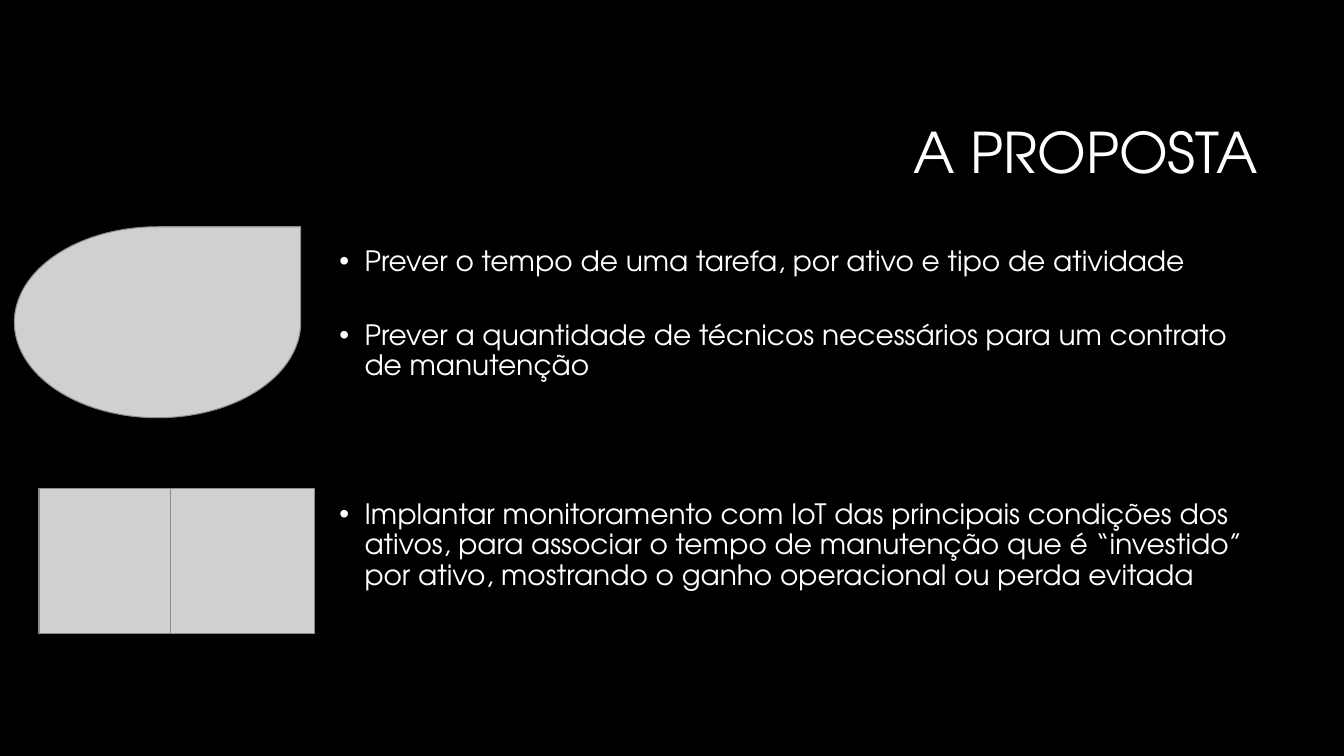
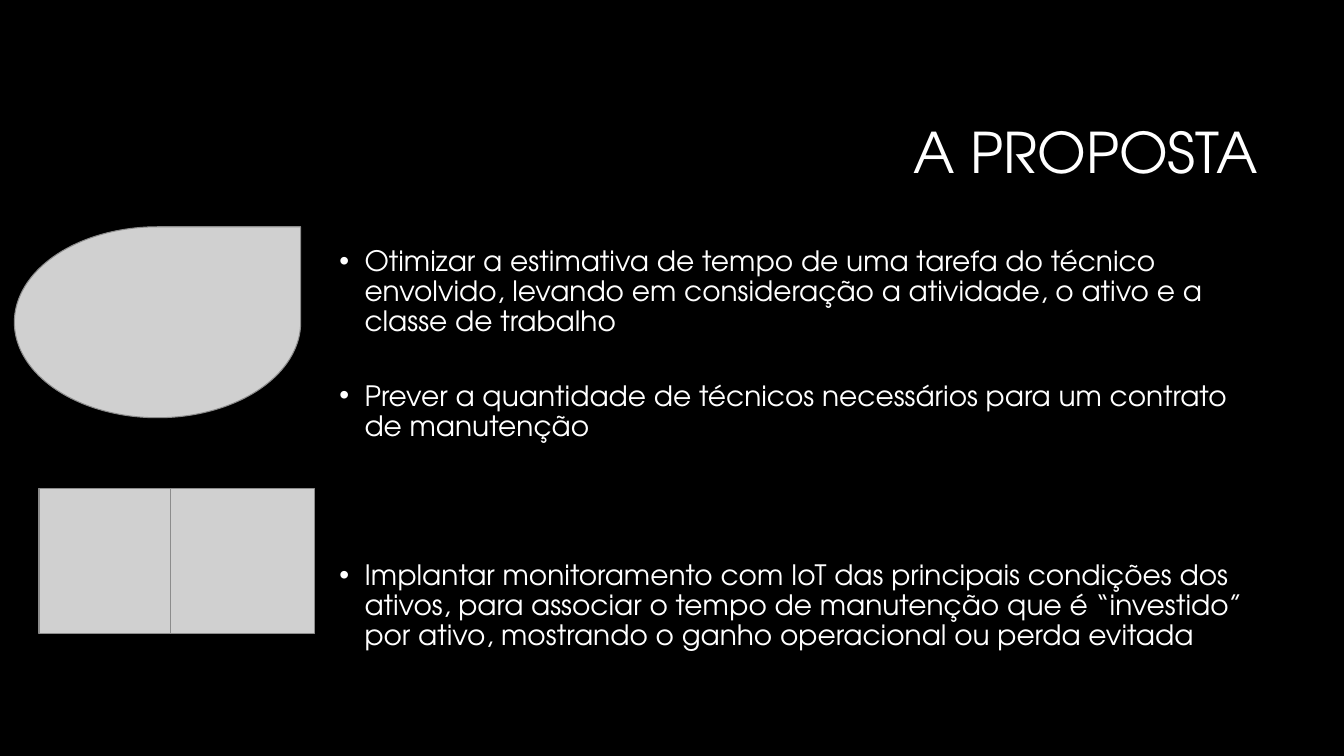
Before and after one commit to fiapIA/bootcamp, a slide deck: slide 4 of pitch/Bootcamp_Pitch_Vivante_FJMT_R-0.pptx. Drawn at 1344x756 pixels with LibreOffice and Linux fonts; fonts in the diff are those of the drawing; grey boxes stand for pictures; background and template pictures are left out. Boxes give left, top, right and bottom in pixels: in the first picture for what was removed or moved away, otherwise in the second. Text is boxed around its words. In the diff, an @@ line names an element or a change of style, - is before the commit and + after.

```diff
--- a/pitch/Bootcamp_Pitch_Vivante_FJMT_R-0.pptx
+++ b/pitch/Bootcamp_Pitch_Vivante_FJMT_R-0.pptx
@@ text at (365,249,1202,332): text changed @@
-  • Prever o tempo de uma tarefa, por ativo e tipo de atividade
+  • Otimizar a estimativa de tempo de uma tarefa do técnico envolvido, levando em consideração a atividade, o ativo e a classe de trabalho
```
Also in this commit, not shown: 1 other slide changed, 1 other file.
